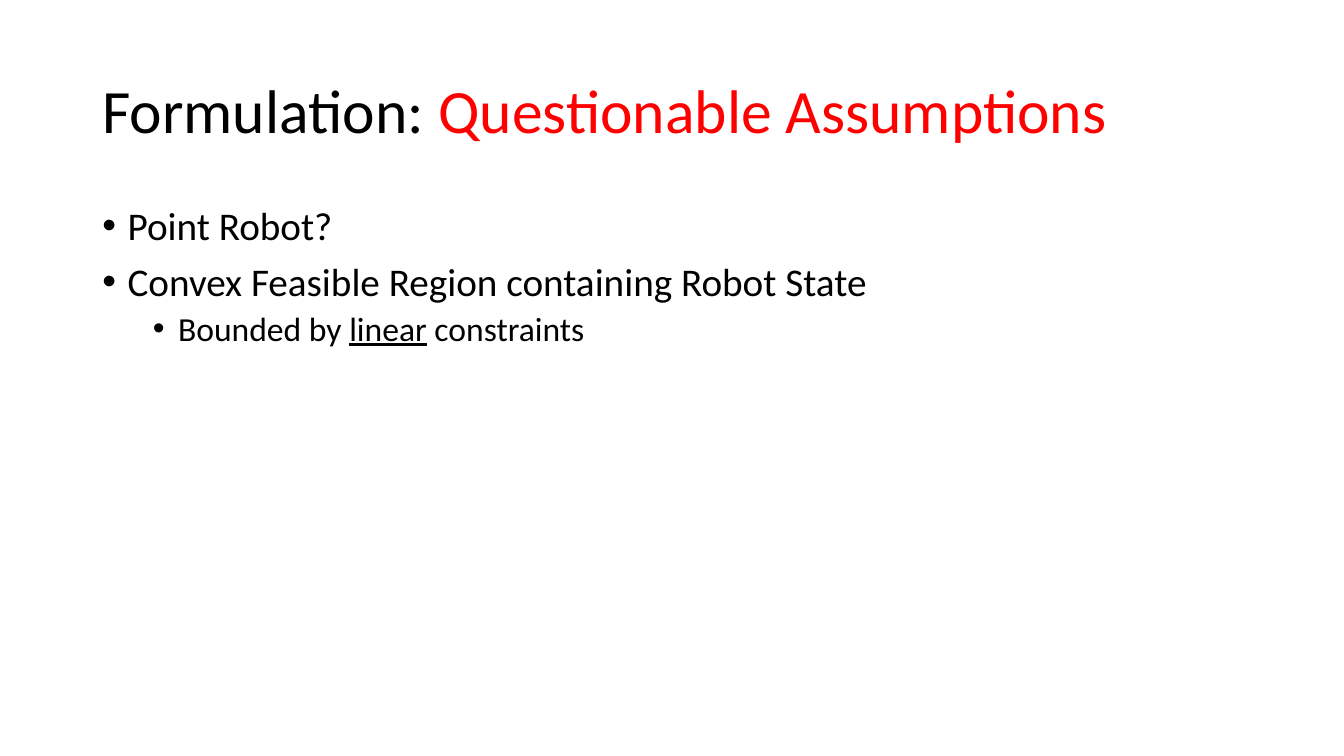
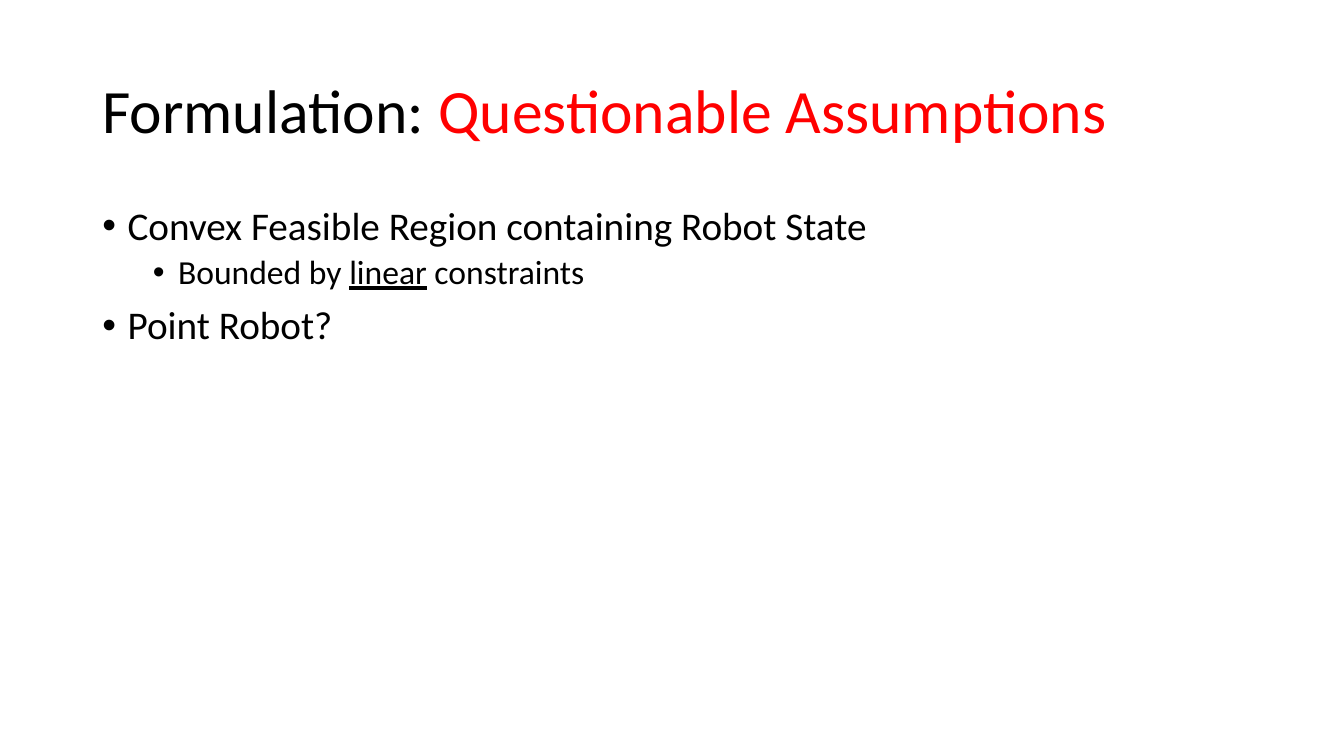
Before and after one commit to ajaayc/Probability-of-Collision-for-Safe-Planning, a slide deck: slide 15 of workshop_4.4.18/workshop_4.4.pptx. Drawn at 1344x756 pixels with LibreOffice and Linux fonts; fonts in the diff are those of the drawing. Boxes give left, top, right and bottom in pixels: in the first picture for what was removed or moved away, otherwise in the second. Text is boxed around its words. In the diff, an @@ line names an element or a change of style, - is before the commit and + after.

```diff
--- a/workshop_4.4.18/workshop_4.4.pptx
+++ b/workshop_4.4.18/workshop_4.4.pptx
@@ text at [128,212,333,241]: paragraph removed @@
-• Point Robot?
@@ text at [128,311,333,340]: paragraph added @@
+• Point Robot?
```
Also in this commit, not shown: 2 other slides changed, 4 slides added, 1 other file.
